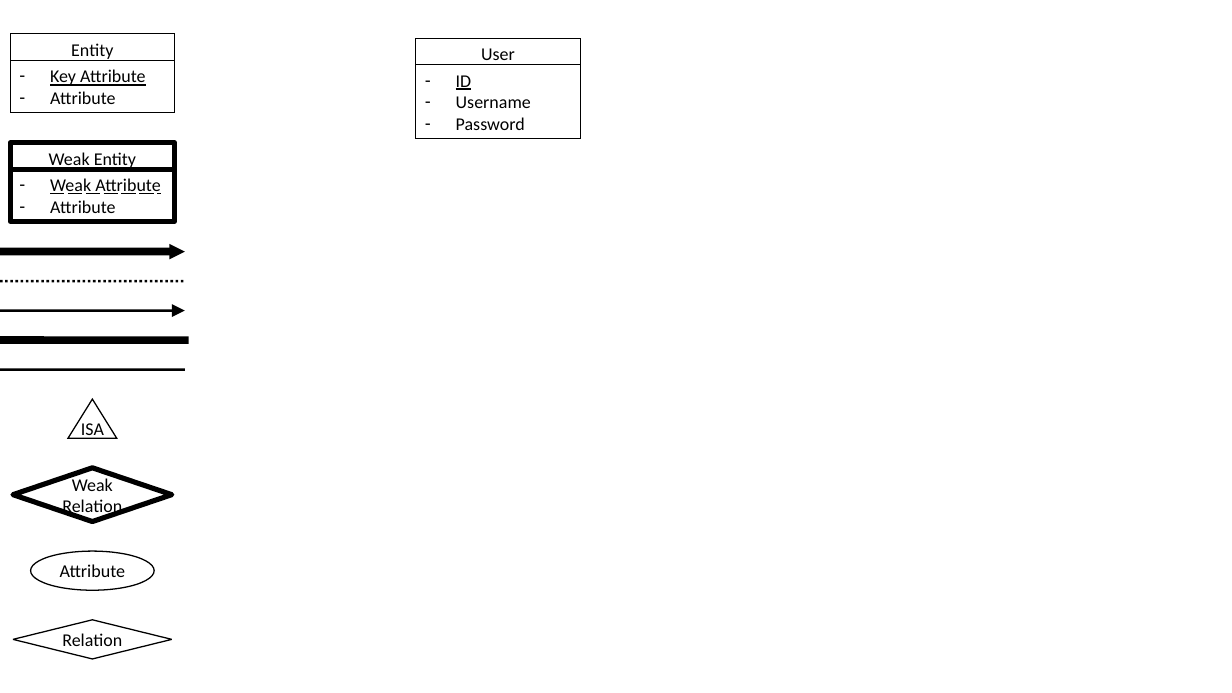
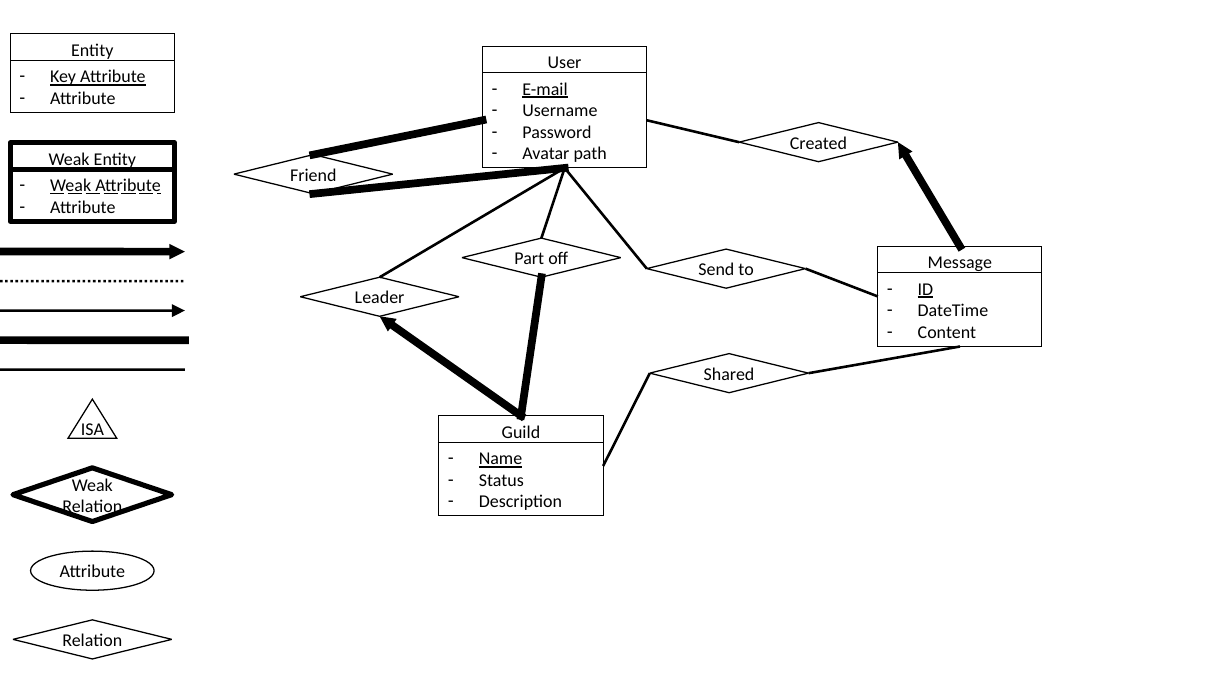
Before and after one commit to JeCheeseSmith/Clash-of-ppdb-s, a slide deck: slide 2 of documentation/Database Design.pptx. Drawn at 1232x693 pixels with LibreOffice and Linux fonts; fonts in the diff are those of the drawing; background and template pictures are left out. Boxes give left, top, right and bottom in pixels: in the first picture for what was removed or moved away, otherwise in the second. Text is boxed around its words. In the diff, an @@ line names an element or a change of style, - is before the commit and + after.

```diff
--- a/documentation/Database Design.pptx
+++ b/documentation/Database Design.pptx
@@ rectangle "User" moved from (x1=416, y1=39, x2=580, y2=69) to (x1=482, y1=46, x2=647, y2=77) @@
@@ rectangle "E-mail" resized from (x1=416, y1=65, x2=580, y2=139) to (x1=482, y1=73, x2=647, y2=168) @@
@@ text in rectangle at (x1=522, y1=82, x2=567, y2=98): text changed @@
-– ID
+– E-mail
@@ line added from (482, 120) to (313, 154), #000000 6 pt @@
@@ text in rectangle at (x1=522, y1=146, x2=607, y2=165): paragraph added @@
+– Avatar path
@@ line added from (739, 142) to (647, 120), #000000 2 pt @@
@@ diamond added at (x1=739, y1=123, x2=898, y2=162), fill #FFFFFF, outline #000000 1 pt, 14 pt, text #000000 @@
+Created
@@ arrow added from (960, 247) to (898, 142), #000000 6 pt @@
@@ diamond added at (x1=234, y1=154, x2=393, y2=193), fill #FFFFFF, outline #000000 1 pt, 14 pt, text #000000 @@
+Friend
@@ line added from (565, 168) to (313, 194), #000000 6 pt @@
@@ line added from (565, 168) to (380, 277), #000000 2 pt @@
@@ line added from (542, 238) to (565, 168), #000000 2 pt @@
@@ line added from (647, 269) to (565, 168), #000000 2 pt @@
@@ diamond added at (x1=462, y1=238, x2=621, y2=277), fill #FFFFFF, outline #000000 1 pt, 14 pt, text #000000 @@
+Part off
@@ diamond added at (x1=647, y1=250, x2=806, y2=288), fill #FFFFFF, outline #000000 1 pt, 14 pt, text #000000 @@
+Send to
@@ line added from (878, 297) to (806, 269), #000000 2 pt @@
@@ rectangle added at (x1=878, y1=247, x2=1043, y2=277), fill #FFFFFF, outline #000000 0 pt, 14 pt, text #000000 @@
+Message
@@ diamond added at (x1=300, y1=277, x2=459, y2=316), fill #FFFFFF, outline #000000 1 pt, 14 pt, text #000000 @@
+Leader
@@ line added from (521, 416) to (542, 277), #000000 6 pt @@
@@ rectangle added at (x1=878, y1=273, x2=1043, y2=347), fill #FFFFFF, outline #000000 0 pt, 14 pt, text #000000 @@
+– ID
+– DateTime
+– Content
@@ arrow added from (521, 416) to (380, 316), #000000 6 pt @@
@@ diamond added at (x1=650, y1=354, x2=809, y2=393), fill #FFFFFF, outline #000000 1 pt, 14 pt, text #000000 @@
+Shared
@@ line added from (960, 347) to (809, 373), #000000 2 pt @@
@@ line added from (650, 373) to (604, 466), #000000 2 pt @@
@@ rectangle added at (x1=439, y1=416, x2=604, y2=446), fill #FFFFFF, outline #000000 0 pt, 14 pt, text #000000 @@
+Guild
@@ rectangle added at (x1=439, y1=443, x2=604, y2=517), fill #FFFFFF, outline #000000 0 pt, 14 pt, text #000000 @@
+– Name
+– Status
+– Description
```
Also in this commit, not shown: 2 other slides changed, 2 other files.
